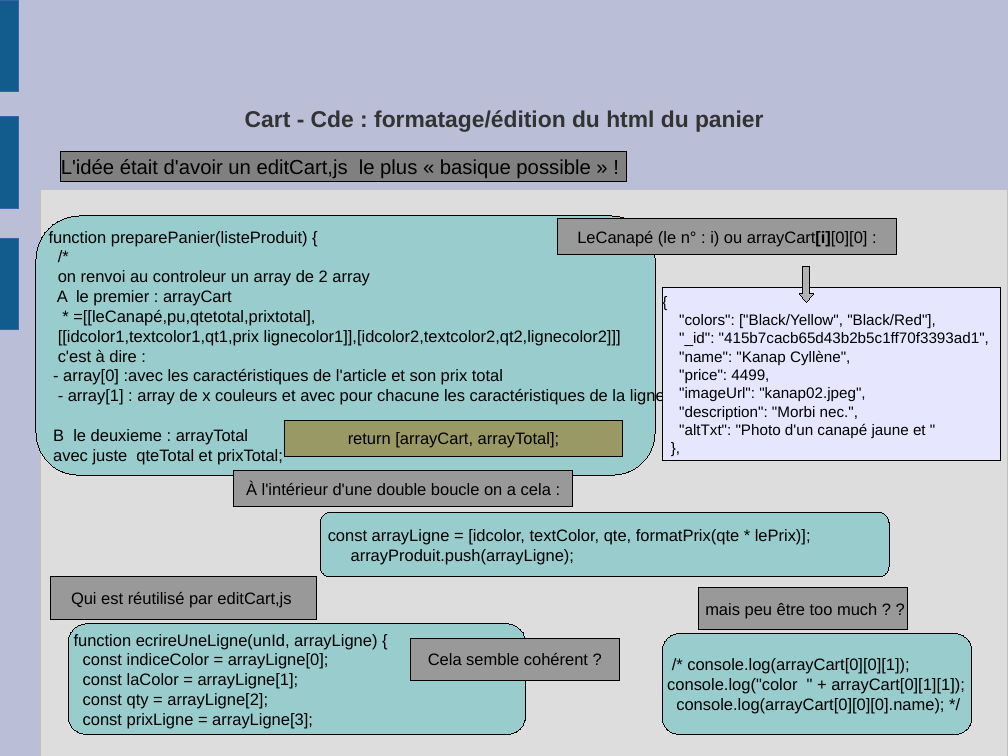
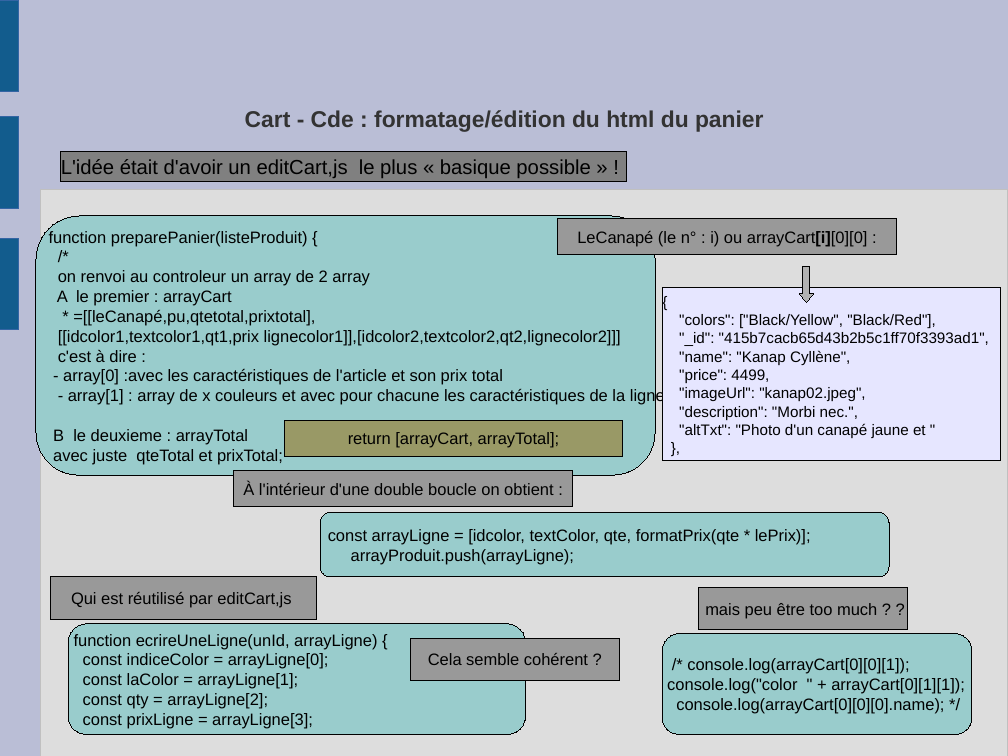
Before and after one commit to brunoMarquet/brunoMarquet_p5_2004_2021, a slide deck: slide 13 of presentation_p5.odp. Drawn at 1008x756 pixels with LibreOffice and Linux fonts; fonts in the diff are those of the drawing. Boxes give left, top, right and bottom in pixels: in the first picture for what was removed or moved away, otherwise in the second. Text is boxed around its words. In the diff, an @@ line names an element or a change of style, - is before the commit and + after.

```diff
--- a/presentation_p5.odp
+++ b/presentation_p5.odp
@@ text in rectangle at <box>243,481,553,495</box>: text changed @@
-À l'intérieur d'une double boucle on a cela :
+À l'intérieur d'une double boucle on obtient :
```
Also in this commit, not shown: 9 other slides changed, 1 slide added, 2 other files.
